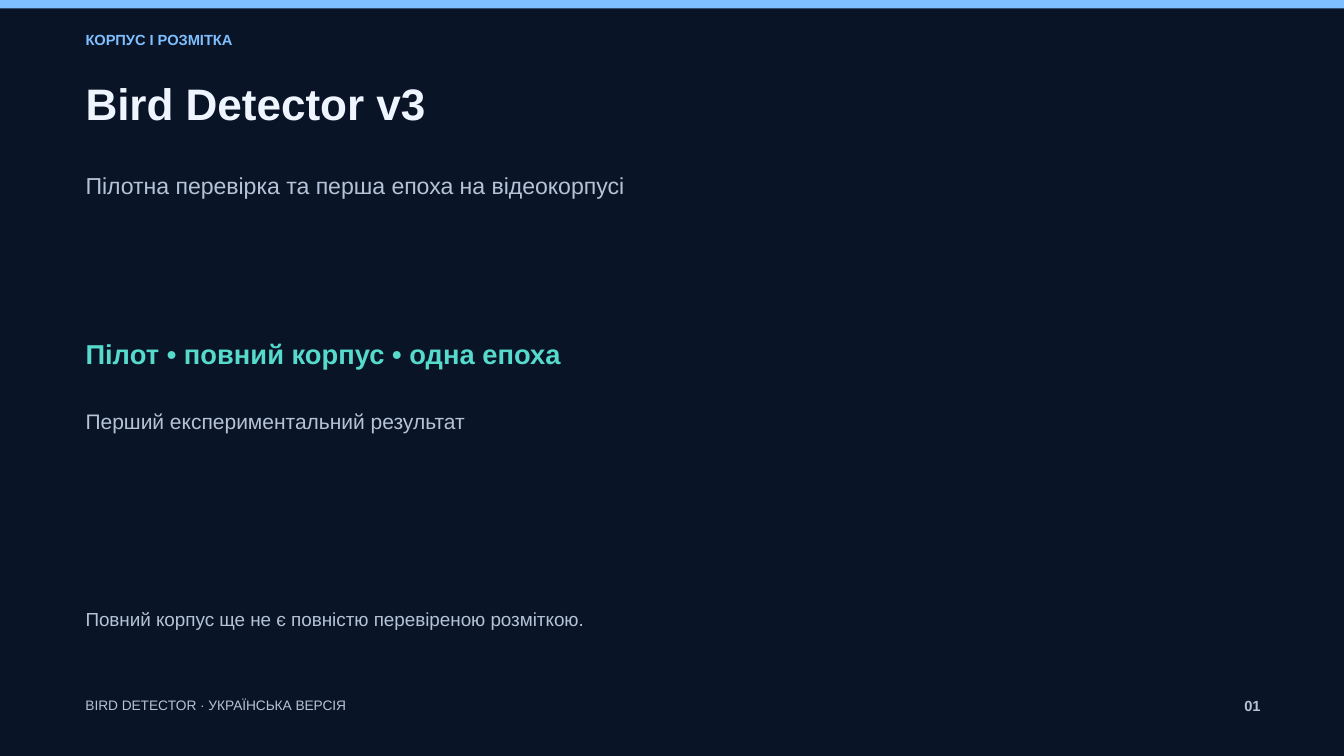
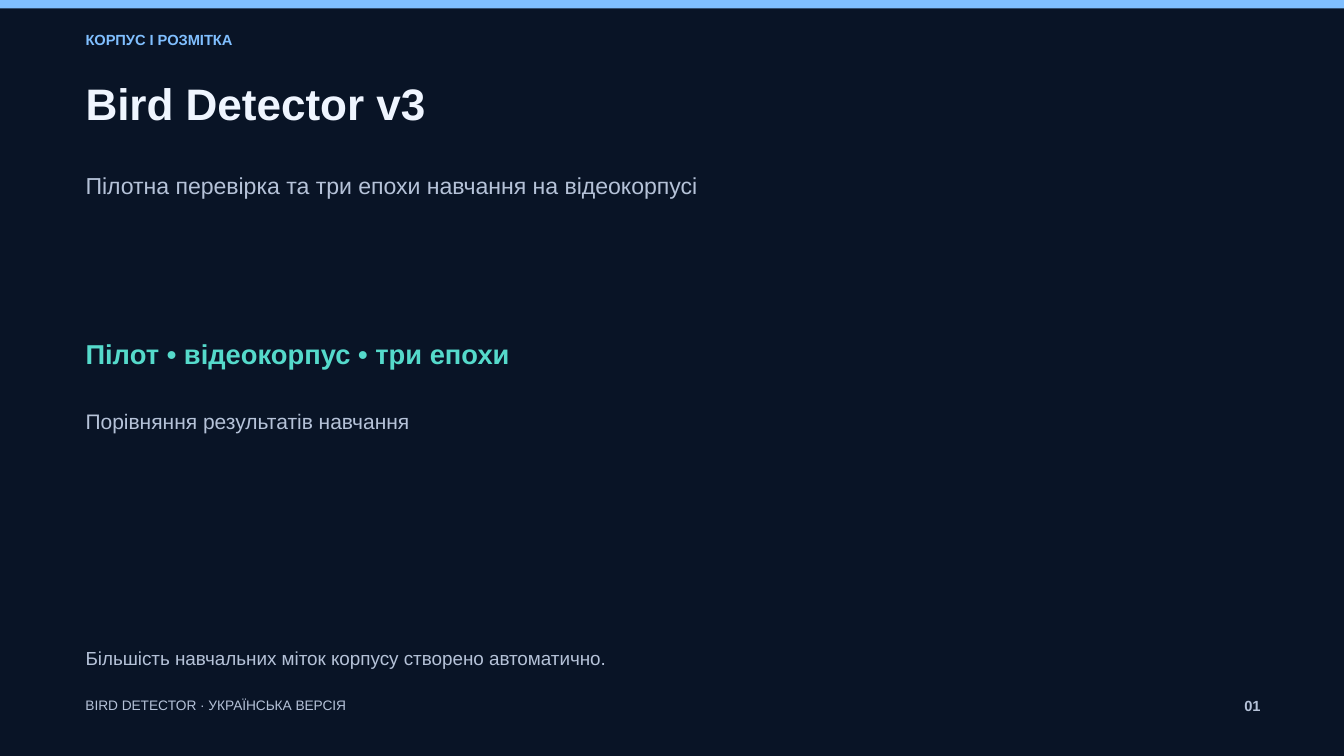
Before and after one commit to tarasenkoandriii/bird-video-detection-v3, a slide deck: slide 1 of deliverables/Bird_Detector_V3_UK/Bird_Detector_V3_UK.pptx. Drawn at 1344x756 pixels with LibreOffice and Linux fonts; fonts in the diff are those of the drawing. Boxes give left, top, right and bottom in pixels: in the first picture for what was removed or moved away, otherwise in the second. Text is boxed around its words. In the diff, an @@ line names an element or a change of style, - is before the commit and + after.

Commit message:
Оновити презентацію v3 за трьома епохами

```diff
--- a/deliverables/Bird_Detector_V3_UK/Bird_Detector_V3_UK.pptx
+++ b/deliverables/Bird_Detector_V3_UK/Bird_Detector_V3_UK.pptx
@@ text at [86, 177, 698, 199]: text changed @@
-Пілотна перевірка та перша епоха на відеокорпусі
+Пілотна перевірка та три епохи навчання на відеокорпусі
@@ text at [86, 344, 510, 369]: text changed @@
-Пілот • повний корпус • одна епоха
+Пілот • відеокорпус • три епохи
@@ text at [86, 414, 410, 433]: text changed @@
-Перший експериментальний результат
+Порівняння результатів навчання
@@ text at [86, 651, 606, 669]: text changed @@
-Повний корпус ще не є повністю перевіреною розміткою.
+Більшість навчальних міток корпусу створено автоматично.
```
Also in this commit, not shown: 27 other slides changed, 2 slides added, 2 slides removed, 15 other files.
